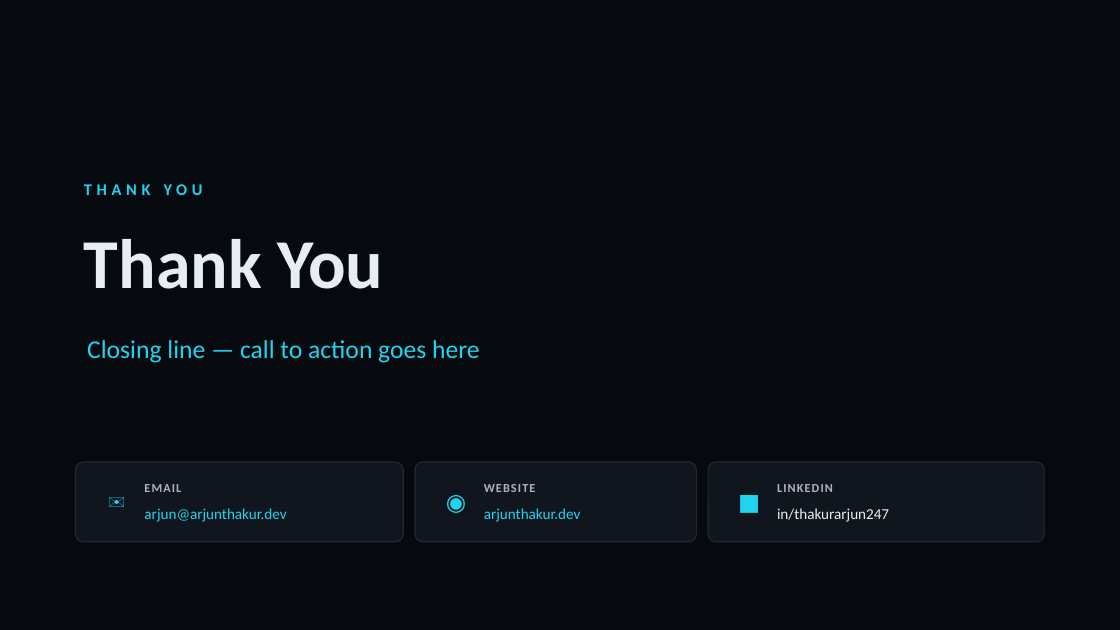
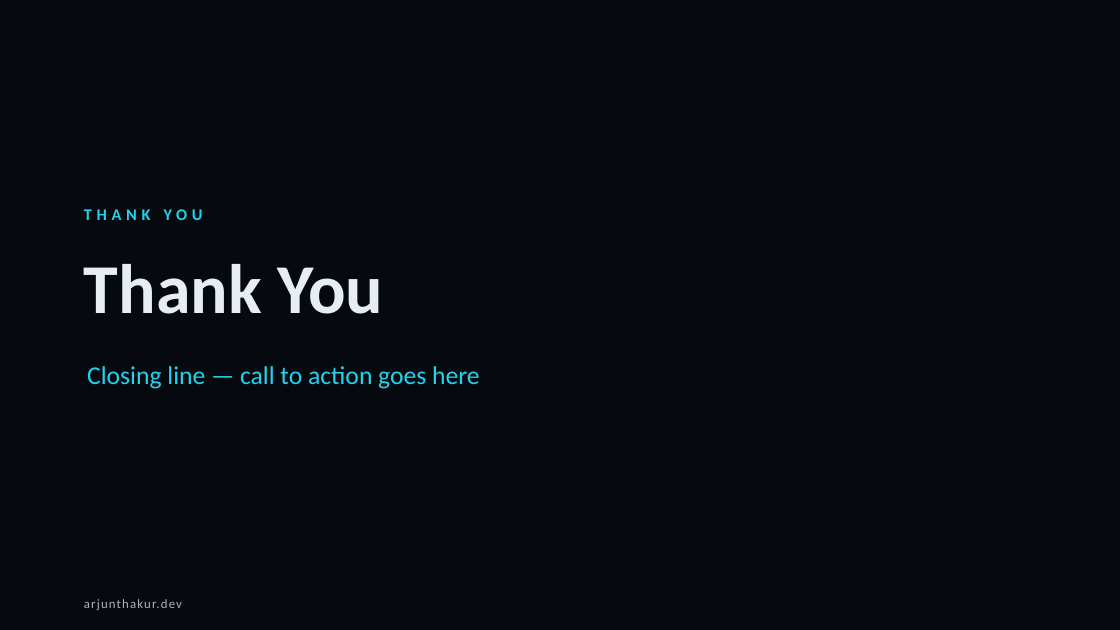
Before and after one commit to thakurarjun247/thakurarjun247.github.io, a slide deck: slide 8 of presentations/Arjun-Thakur-Presentation-Template.pptx. Drawn at 1120x630 pixels with LibreOffice and Linux fonts; fonts in the diff are those of the drawing. Boxes give left, top, right and bottom in pixels: in the first picture for what was removed or moved away, otherwise in the second. Text is boxed around its words. In the diff, an @@ line names an element or a change of style, - is before the commit and + after.

Commit message:
Update presentation template: site footer on every slide, email/phone/website on first + last, drop LinkedIn

```diff
--- a/presentations/Arjun-Thakur-Presentation-Template.pptx
+++ b/presentations/Arjun-Thakur-Presentation-Template.pptx
@@ text at <box>84,209,203,220</box>: text changed; size 60 to 14 pt; text colour #E6EDF3 to #22D3EE @@
-Thank You
+THANK YOU
@@ text at <box>84,264,383,314</box>: text changed; size 14 to 60 pt; text colour #22D3EE to #E6EDF3 @@
-THANK YOU
+Thank You
@@ text "Closing line — call to ...": place and size @@
-text "Closing line — call to ..." at <box>87,340,480,363</box>
+text "Closing line — call to ..." at <box>87,366,480,389</box>
@@ rounded rectangle removed at <box>76,462,403,542</box> @@
@@ text removed at <box>87,464,146,539</box> @@
-✉
@@ rounded rectangle removed at <box>415,462,697,542</box> @@
@@ text removed at <box>427,464,486,539</box> @@
-◉
@@ rounded rectangle removed at <box>708,462,1044,542</box> @@
@@ text removed at <box>720,464,779,539</box> @@
-■
@@ text removed at <box>144,484,181,492</box> @@
-EMAIL
@@ text removed at <box>144,508,286,522</box> @@
-arjun@arjunthakur.dev
@@ text removed at <box>484,484,536,492</box> @@
-WEBSITE
@@ text removed at <box>777,484,833,492</box> @@
-LINKEDIN
@@ text removed at <box>777,508,889,522</box> @@
-in/thakurarjun247
@@ text "arjunthakur.dev": place and size @@
-text "arjunthakur.dev" at <box>484,508,581,522</box>
+text "arjunthakur.dev" at <box>84,599,182,610</box>
@@ text "arjunthakur.dev" at <box>84,599,182,610</box>: size 13 to 11 pt, text colour #22D3EE to #AAB4C0, letter spacing 0 to 1 pt @@
```
Also in this commit, not shown: 8 other slides changed, 1 other file.
